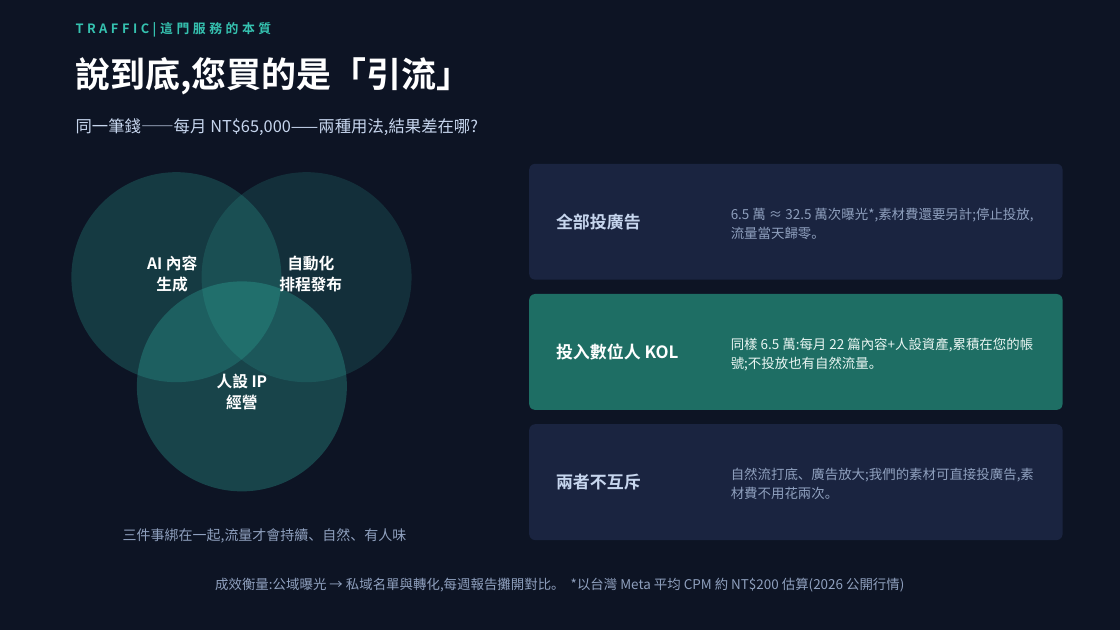
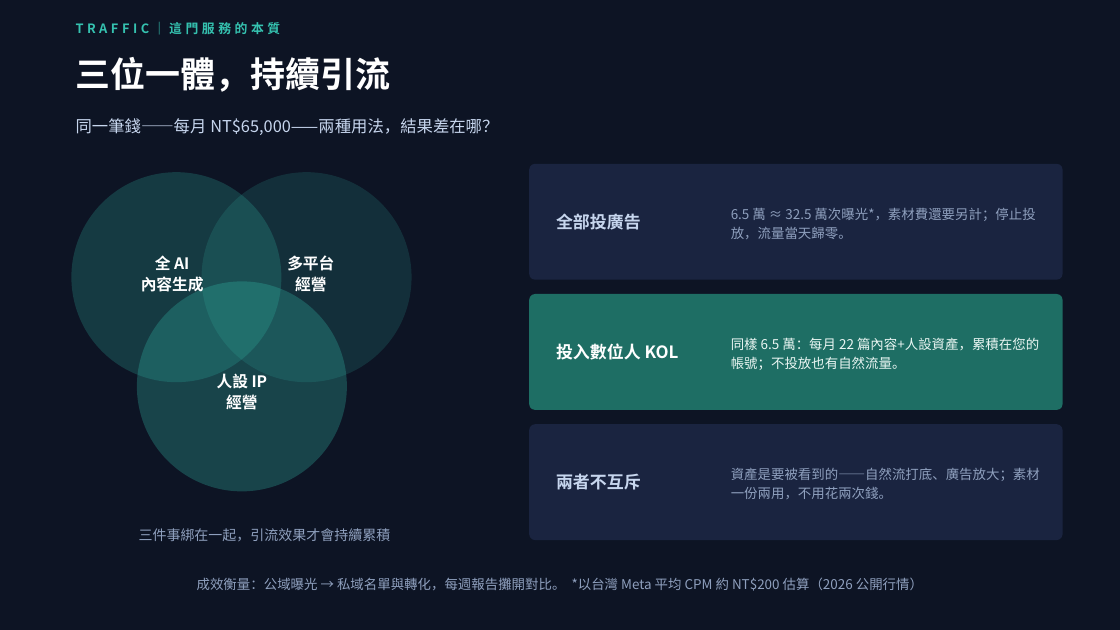
Before and after one commit to pennyhuang-oss/Virtual_KOL_Studio, a slide deck: slide 4 of business/數位人KOL-對外提案簡報.pptx. Drawn at 1120x630 pixels with LibreOffice and Linux fonts; fonts in the diff are those of the drawing. Boxes give left, top, right and bottom in pixels: in the first picture for what was removed or moved away, otherwise in the second. Text is boxed around its words. In the diff, an @@ line names an element or a change of style, - is before the commit and + after.

```diff
--- a/business/數位人KOL-對外提案簡報.pptx
+++ b/business/數位人KOL-對外提案簡報.pptx
@@ text at (76, 22, 281, 35): text changed @@
-TRAFFIC|這門服務的本質
+TRAFFIC｜這門服務的本質
@@ text at (76, 57, 391, 92): text changed @@
-說到底,您買的是「引流」
+三位一體，持續引流
@@ text at (76, 118, 498, 135): text changed @@
-同一筆錢——每月 NT$65,000——兩種用法,結果差在哪?
+同一筆錢——每月 NT$65,000——兩種用法，結果差在哪？
@@ text at (731, 208, 1035, 239): text changed @@
-6.5 萬 ≈ 32.5 萬次曝光*,素材費還要另計;停止投放,流量當天歸零。
+6.5 萬 ≈ 32.5 萬次曝光*，素材費還要另計；停止投放，流量當天歸零。
@@ text at (141, 255, 204, 292): text changed @@
-AI 內容
-生成
+全 AI
+內容生成
@@ text at (287, 255, 334, 295): text changed @@
-自動化
-排程發布
+多平台
+經營
@@ text at (731, 337, 1039, 370): text changed @@
-同樣 6.5 萬:每月 22 篇內容+人設資產,累積在您的帳號;不投放也有自然流量。
+同樣 6.5 萬：每月 22 篇內容+人設資產，累積在您的帳號；不投放也有自然流量。
@@ text at (731, 468, 1040, 499): text changed @@
-自然流打底、廣告放大;我們的素材可直接投廣告,素材費不用花兩次。
+資產是要被看到的——自然流打底、廣告放大；素材一份兩用，不用花兩次錢。
@@ text at (139, 528, 391, 541): text changed @@
-三件事綁在一起,流量才會持續、自然、有人味
+三件事綁在一起，引流效果才會持續累積
@@ text at (197, 577, 923, 591): text changed @@
-成效衡量:公域曝光 → 私域名單與轉化,每週報告攤開對比。 *以台灣 Meta 平均 CPM 約 NT$200 估算(2026 公開行情)
+成效衡量：公域曝光 → 私域名單與轉化，每週報告攤開對比。 *以台灣 Meta 平均 CPM 約 NT$200 估算（2026 公開行情）
```
Also in this commit, not shown: 10 other slides changed, 5 slides added, 5 slides removed, 2 other files.
